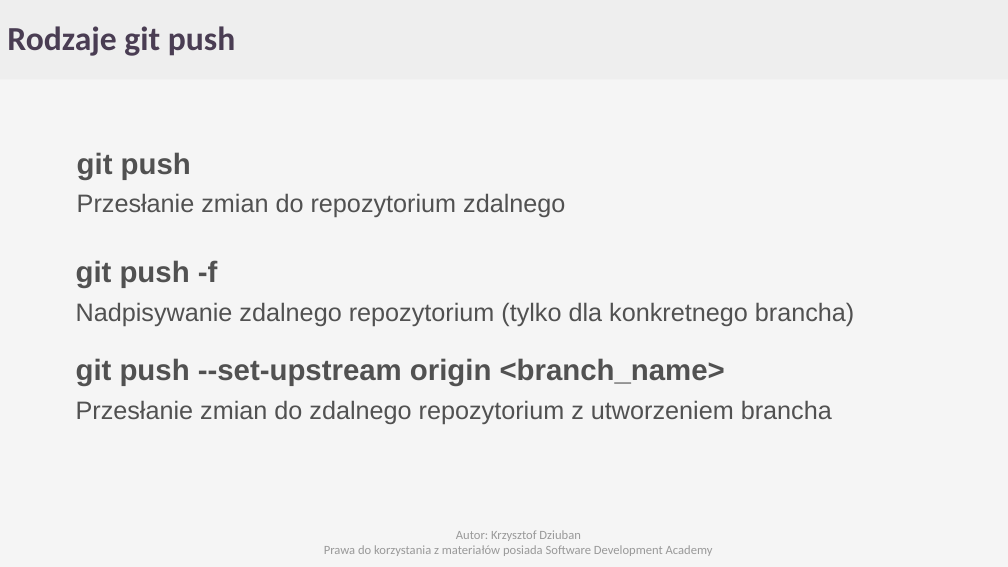
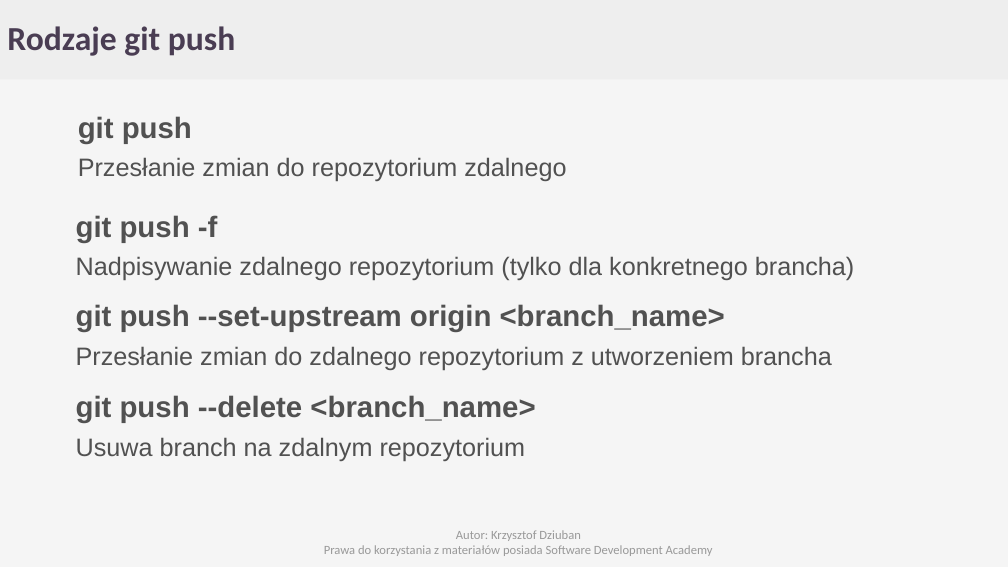
Before and after one commit to Cristopherus/Git_tutorial, a slide deck: slide 27 of GIT.pptx. Drawn at 1008x567 pixels with LibreOffice and Linux fonts; fonts in the diff are those of the drawing; background and template pictures are left out. Boxes give left, top, right and bottom in pixels: in the first picture for what was removed or moved away, otherwise in the second. Text is boxed around its words. In the diff, an @@ line names an element or a change of style, - is before the commit and + after.

```diff
--- a/GIT.pptx
+++ b/GIT.pptx
@@ text "git push": place and size @@
-text "git push" at [77, 152, 565, 217]
+text "git push" at [78, 116, 566, 181]
@@ text "git push -f": place and size @@
-text "git push -f" at [76, 260, 854, 326]
+text "git push -f" at [76, 215, 854, 280]
@@ text "git push --set-upstream origin <branch_name>": place and size @@
-text "git push --set-upstream origin <branch_name>" at [76, 358, 832, 424]
+text "git push --set-upstream origin <branch_name>" at [76, 304, 832, 370]
@@ text added at [76, 395, 535, 461], 24 pt, text #515151 @@
+git push --delete <branch_name>
+Usuwa branch na zdalnym repozytorium
```
Also in this commit, not shown: 1 other slide changed, 2 slides added, 1 other file.
